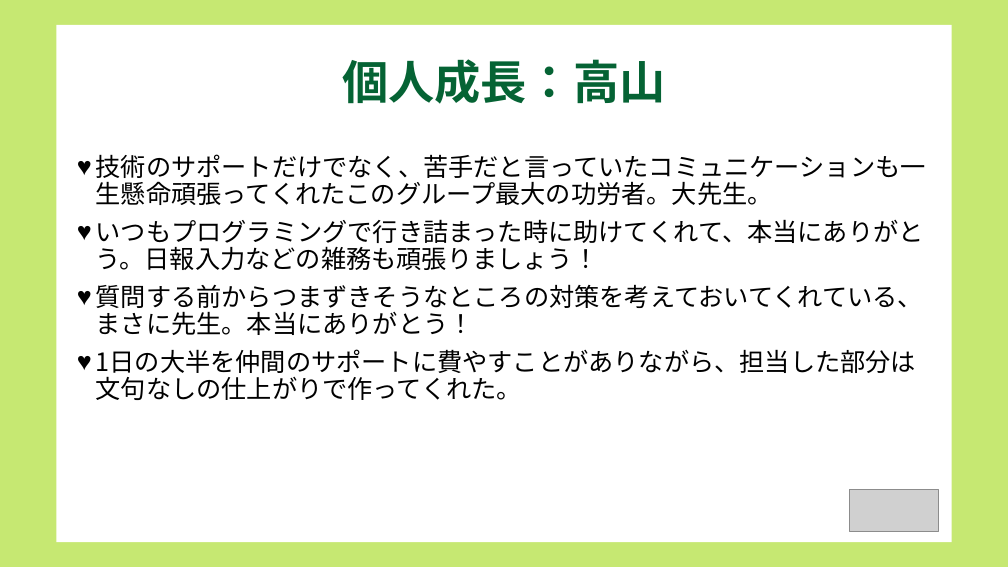
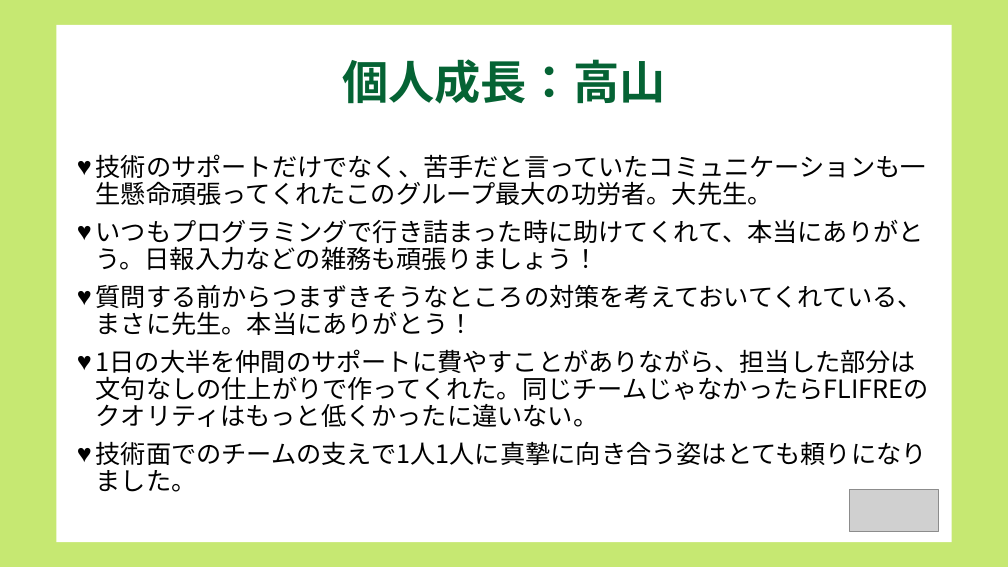
Before and after one commit to dojo2022/B-3, a slide deck: slide 15 of doc/B3炙りえんがわ_成果発表会資料.pptx. Drawn at 1008x567 pixels with LibreOffice and Linux fonts; fonts in the diff are those of the drawing; grey boxes stand for pictures. Boxes give left, top, right and bottom in pixels: in the first picture for what was removed or moved away, otherwise in the second. Text is boxed around its words. In the diff, an @@ line names an element or a change of style, - is before the commit and + after.

```diff
--- a/doc/B3炙りえんがわ_成果発表会資料.pptx
+++ b/doc/B3炙りえんがわ_成果発表会資料.pptx
@@ text at [96,349,929,492]: text changed @@
-♥ 1日の大半を仲間のサポートに費やすことがありながら、担当した部分は文句なしの仕上がりで作ってくれた。
+♥ 1日の大半を仲間のサポートに費やすことがありながら、担当した部分は文句なしの仕上がりで作ってくれた。同じチームじゃなかったらFLIFREのクオリティはもっと低くかったに違いない。
+♥ 技術面でのチームの支えで1人1人に真摯に向き合う姿はとても頼りになりました。
```
Also in this commit, not shown: 5 other slides changed, 1 other file.
